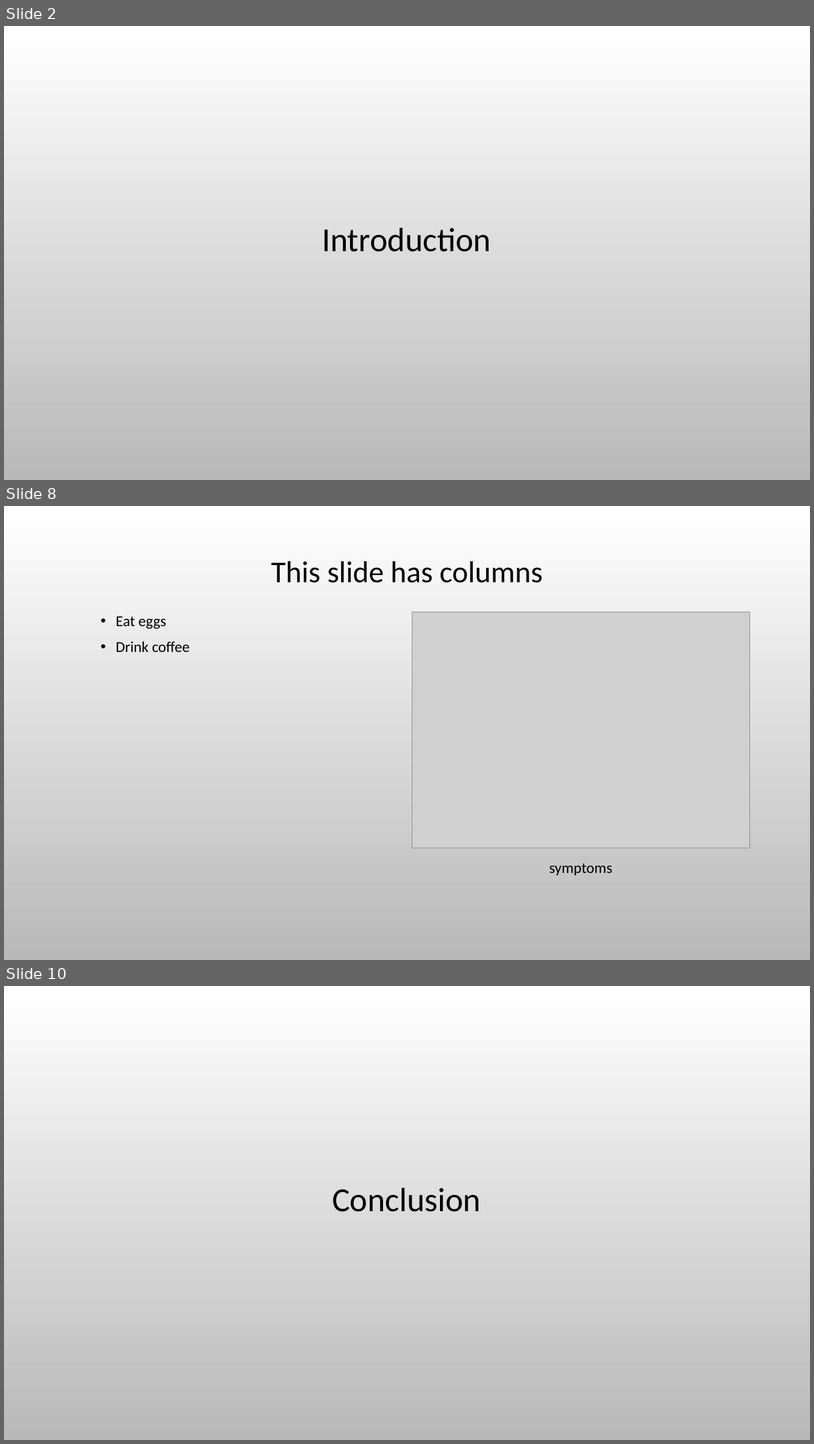
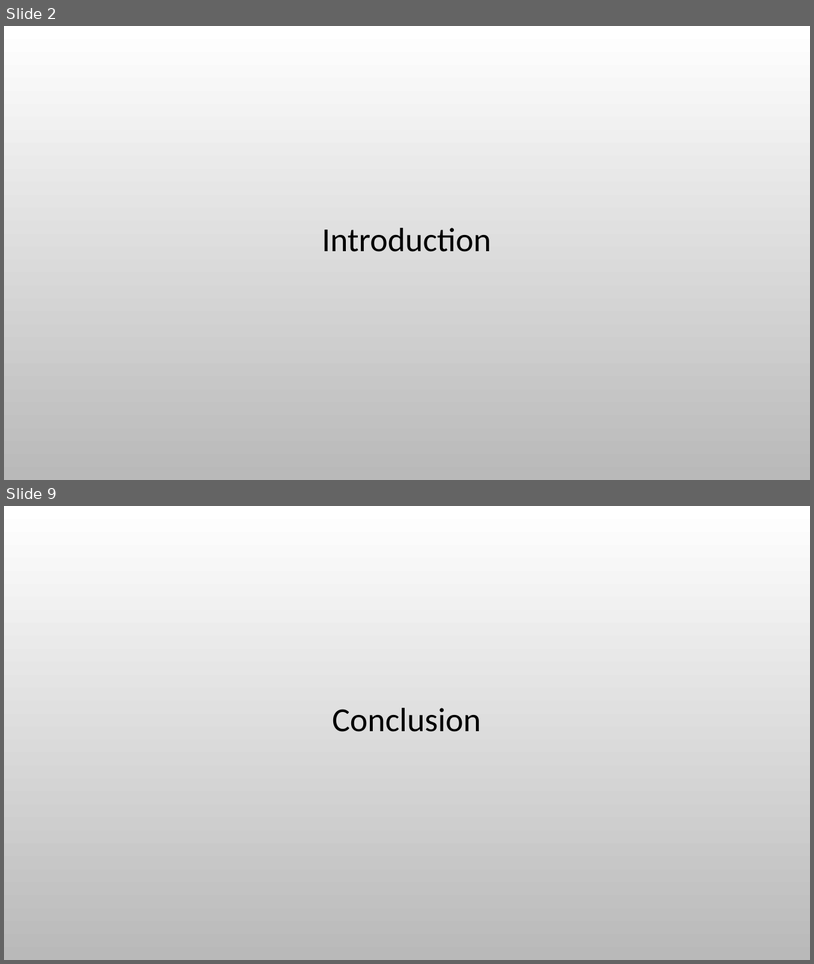
Before and after one commit to ted-dunstone/reports, a slide deck: simple/presentation.pptx. Shown one above the other, each under a label of ours: slides 2, 8 and 10 before the commit, slides 2 and 9 after it; the slides between them are not shown. The pictures are 814x1444 and 814x964 pixels, drawn with LibreOffice and Linux fonts; fonts in the diff are those of the drawing; grey boxes stand for pictures; background and template pictures are left out. Boxes give left, top, right and bottom in pixels: in the first picture for what was removed or moved away, otherwise in the second. Text is boxed around its words. In the diff, an @@ line names an element or a change of style, - is before the commit and + after.

```diff
--- a/simple/presentation.pptx
+++ b/simple/presentation.pptx
@@ slide 8 removed at (4, 506, 810, 960), background picture (left out) @@
@@ title removed at (271, 561, 543, 583) @@
-This slide has columns
@@ picture removed at (413, 612, 750, 848) @@
@@ text removed at (116, 616, 190, 652) @@
-  • Eat eggs
-  • Drink coffee
@@ text removed at (549, 863, 612, 875) @@
-symptoms
@@ what was slide 10 is now slide 9 @@
```
Also in this commit, not shown: 2 slides changed, 6 slides added, 11 other slides removed, 35 other files.
